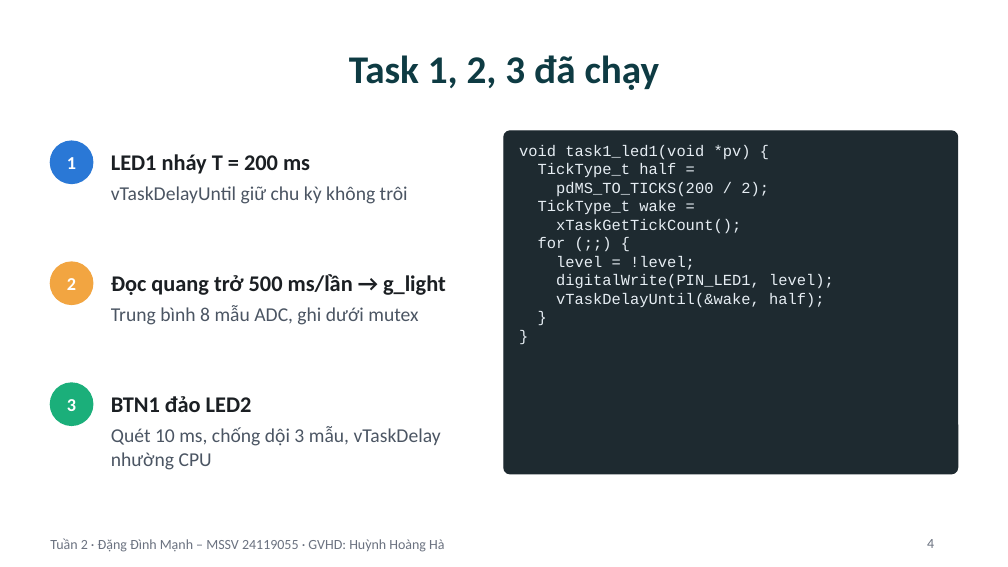
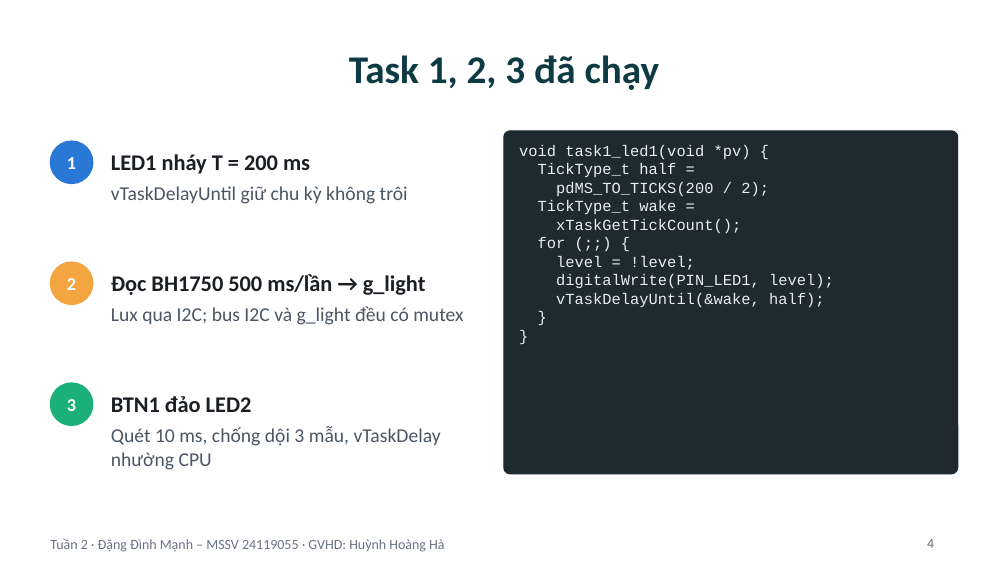
Before and after one commit to Astronaut216/rtos-freertos-esp32s3, a slide deck: slide 4 of 03_Reports/Slide_Tuan2_ProjectCaNhan.pptx. Drawn at 1008x567 pixels with LibreOffice and Linux fonts; fonts in the diff are those of the drawing. Boxes give left, top, right and bottom in pixels: in the first picture for what was removed or moved away, otherwise in the second. Text is boxed around its words. In the diff, an @@ line names an element or a change of style, - is before the commit and + after.

Commit message:
Doi cam bien sang BH1750 (I2C) + mutex bus I2C

```diff
--- a/03_Reports/Slide_Tuan2_ProjectCaNhan.pptx
+++ b/03_Reports/Slide_Tuan2_ProjectCaNhan.pptx
@@ text at box(111, 274, 426, 295): text changed @@
-Đọc quang trở 500 ms/lần → g_light
+Đọc BH1750 500 ms/lần → g_light
@@ text at box(111, 306, 463, 325): text changed @@
-Trung bình 8 mẫu ADC, ghi dưới mutex
+Lux qua I2C; bus I2C và g_light đều có mutex
```
Also in this commit, not shown: 1 other slide changed, 21 other files.
